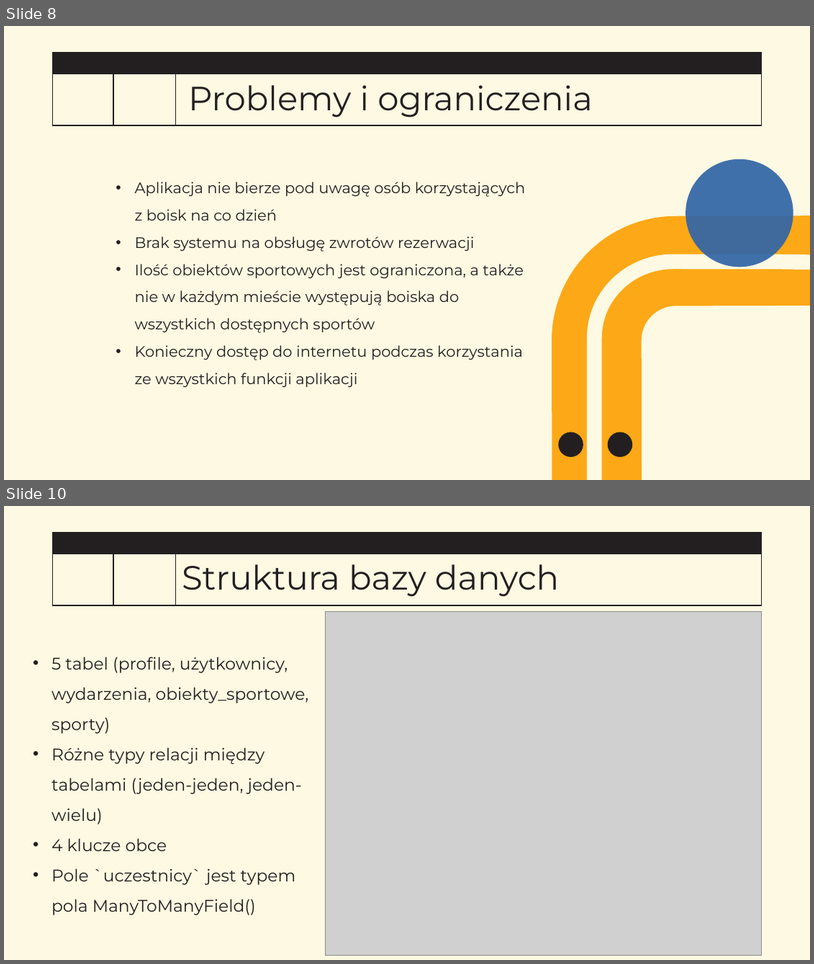
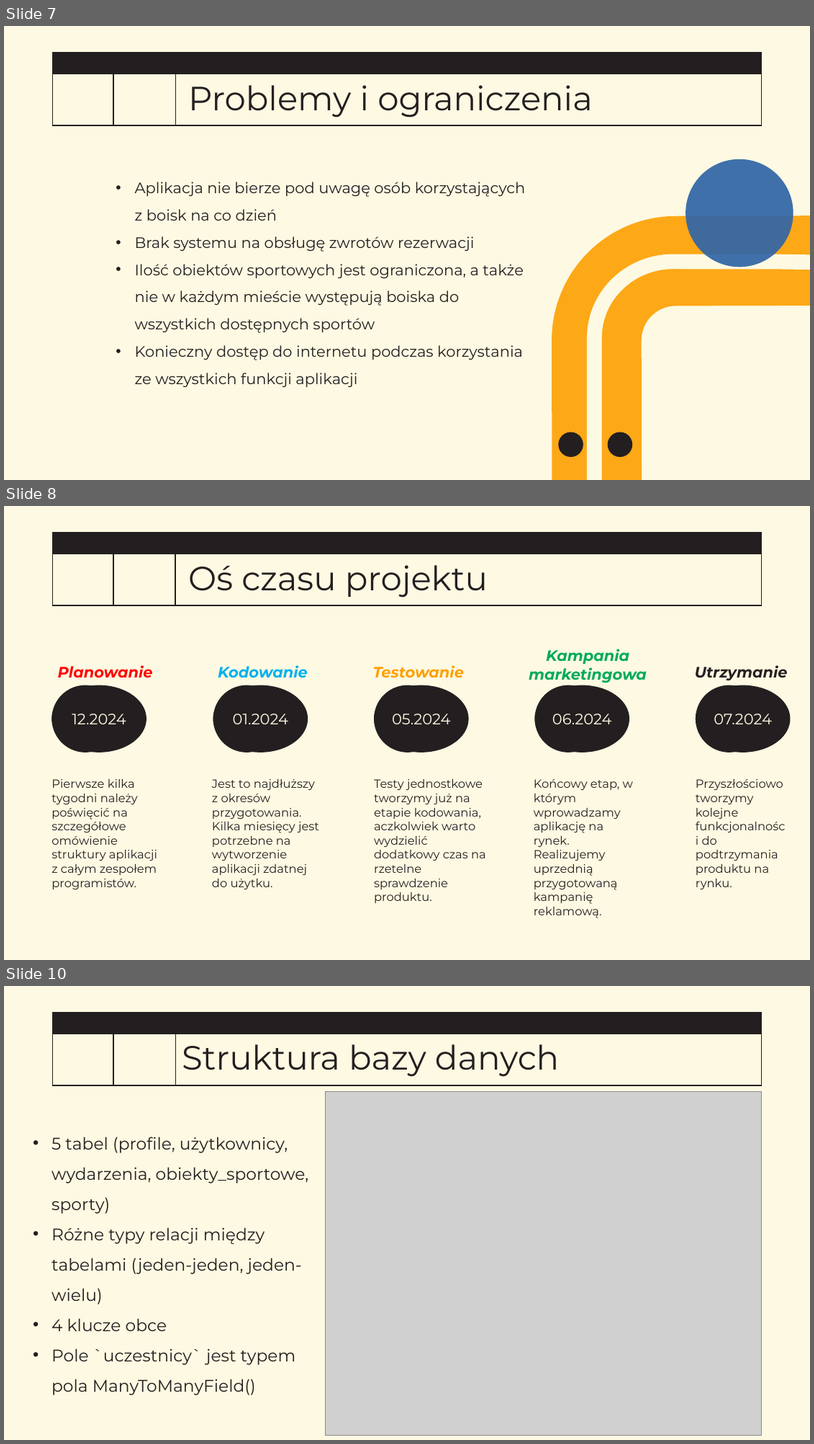
Before and after one commit to mkalejta/wspolczesne_zastosowania_informatyki, a slide deck: Aplikacja Sports Joiner.pptx. Shown one above the other, each under a label of ours: slides 8 and 10 before the commit, slides 7, 8 and 10 after it; the slides between them are not shown. The pictures are 814x964 and 814x1444 pixels, drawn with LibreOffice and Linux fonts; fonts in the diff are those of the drawing; grey boxes stand for pictures; background and template pictures are left out. Boxes give left, top, right and bottom in pixels: in the first picture for what was removed or moved away, otherwise in the second. Text is boxed around its words. In the diff, an @@ line names an element or a change of style, - is before the commit and + after.

```diff
--- a/Aplikacja Sports Joiner.pptx
+++ b/Aplikacja Sports Joiner.pptx
@@ slide 8 added at (4, 506, 810, 960), background #FDF9E2; not listed: 4 template elements that a slide beside it also shows @@
@@ page number added at (113, 560, 176, 601), 32 pt, text #FDF9E2 @@
+8
@@ rectangle added at (175, 554, 762, 605), fill #FDF9E2, outline #231F20 1.25 pt @@
@@ title added at (188, 565, 488, 597), 40 pt, text #231F20 @@
+Oś czasu projektu
@@ text added at (529, 649, 647, 683), 18 pt, text #00AA59, bold, italic @@
+Kampania marketingowa
@@ text added at (58, 665, 153, 677), 18 pt, text #FF0000, bold, italic @@
+Planowanie
@@ text added at (218, 665, 308, 677), 18 pt, text #00B0F0, bold, italic @@
+Kodowanie
@@ text added at (373, 665, 464, 677), 18 pt, text #FEA000, bold, italic @@
+Testowanie
@@ text added at (695, 665, 788, 681), 18 pt, text #231F20, bold, italic @@
+Utrzymanie
@@ text added at (52, 685, 147, 752), fill #231F20, 18 pt, text #FDF9E2 @@
+12.2024
@@ text added at (214, 685, 309, 752), fill #231F20, 18 pt, text #FDF9E2 @@
+01.2024
@@ text added at (374, 685, 469, 752), fill #231F20, 18 pt, text #FDF9E2 @@
+05.2024
@@ text added at (535, 685, 630, 752), fill #231F20, 18 pt, text #FDF9E2 @@
+06.2024
@@ text added at (696, 685, 791, 752), fill #231F20, 18 pt, text #FDF9E2 @@
+07.2024
@@ text added at (52, 779, 157, 890), 14 pt, text #231F20 @@
+Pierwsze kilka tygodni należy poświęcić na szczegółowe omówienie struktury aplikacji z całym zespołem programistów.
@@ text added at (212, 779, 319, 890), 14 pt, text #231F20 @@
+Jest to najdłuższy z okresów przygotowania. Kilka miesięcy jest potrzebne na wytworzenie aplikacji zdatnej do użytku.
@@ text added at (374, 779, 486, 903), 14 pt, text #231F20 @@
+Testy jednostkowe tworzymy już na etapie kodowania, aczkolwiek warto wydzielić dodatkowy czas na rzetelne sprawdzenie produktu.
@@ text added at (534, 779, 633, 918), 14 pt, text #231F20 @@
+Końcowy etap, w którym wprowadzamy aplikację na rynek. Realizujemy uprzednią przygotowaną kampanię reklamową.
@@ text added at (696, 779, 784, 890), 14 pt, text #231F20 @@
+Przyszłościowo tworzymy kolejne funkcjonalności do podtrzymania produktu na rynku.
@@ what was slide 8 is now slide 7 @@
```
Also in this commit, not shown: 1 slide changed, 1 other slide added, 1 slide removed.
